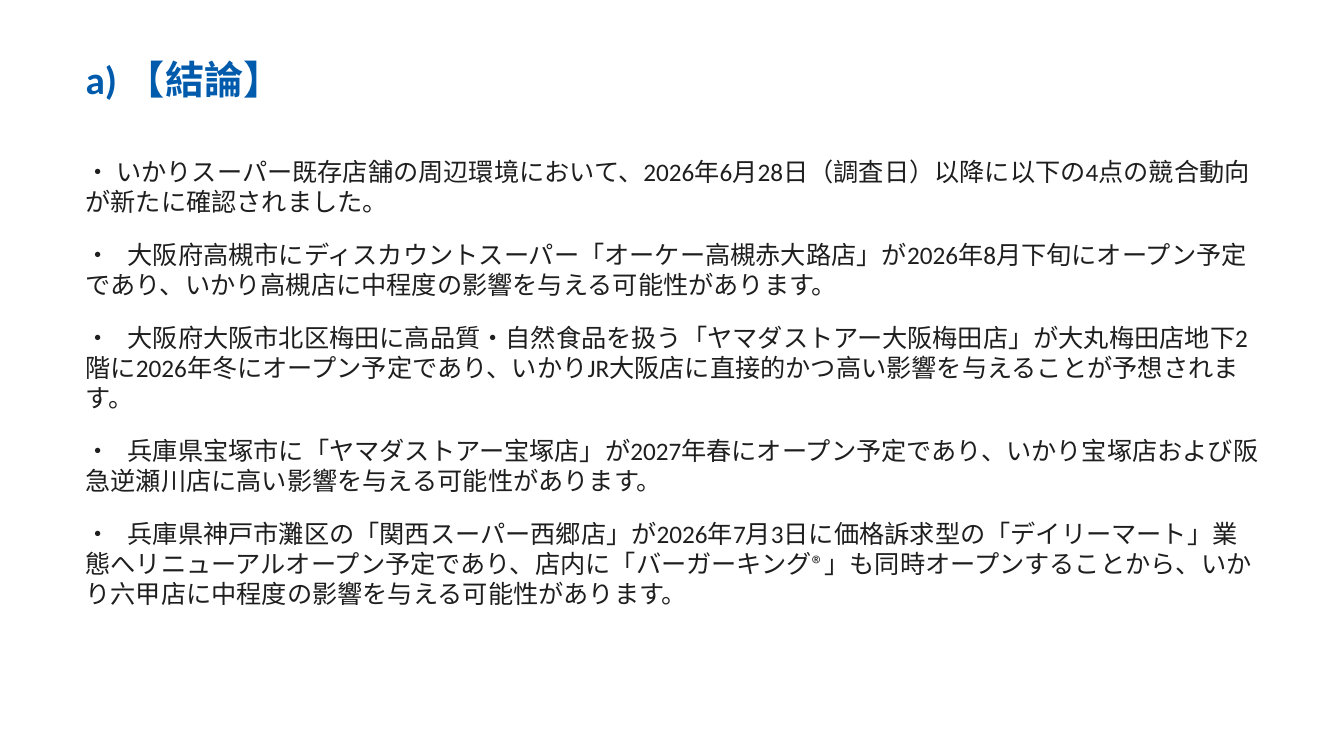
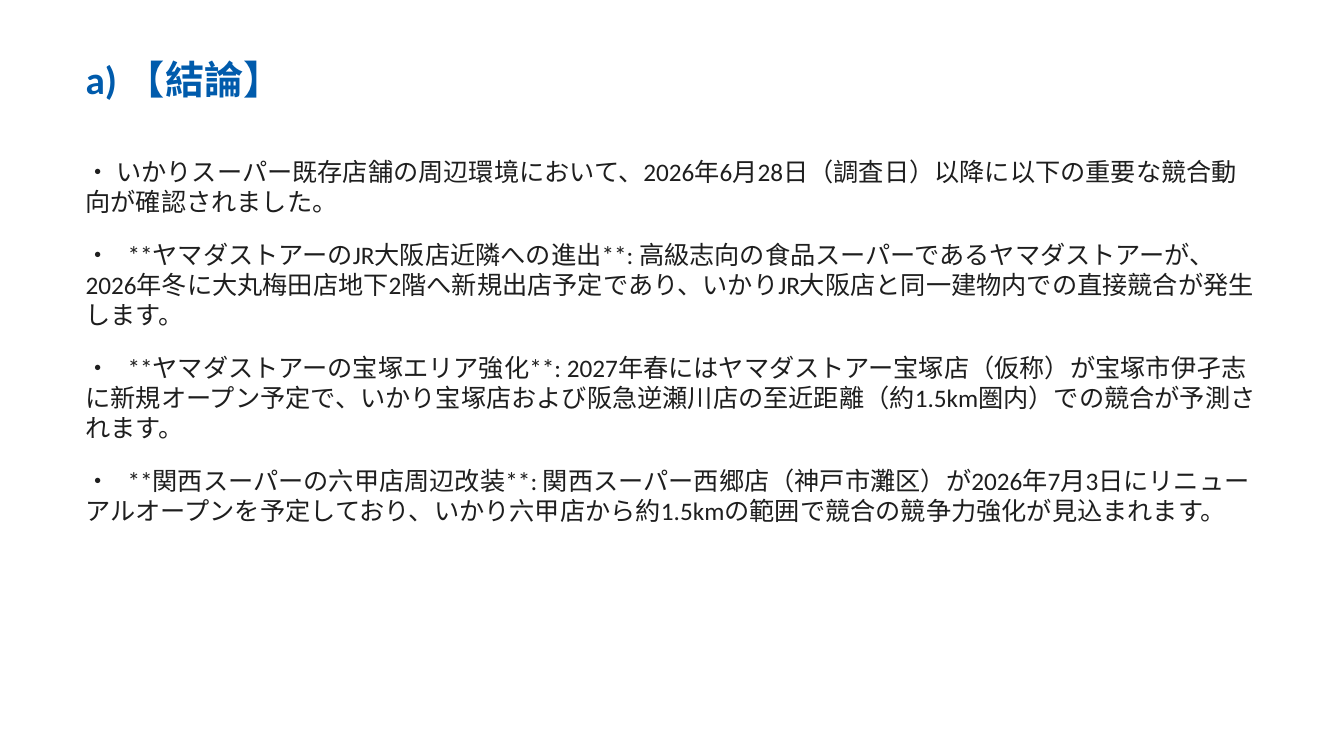
Before and after one commit to yutatbgt-bit/Competitive-research, a slide deck: slide 2 of report/2026_06_28_competitive_report_within_2km.pptx. Drawn at 1344x756 pixels with LibreOffice and Linux fonts; fonts in the diff are those of the drawing. Boxes give left, top, right and bottom in pixels: in the first picture for what was removed or moved away, otherwise in the second. Text is boxed around its words. In the diff, an @@ line names an element or a change of style, - is before the commit and + after.

```diff
--- a/report/2026_06_28_competitive_report_within_2km.pptx
+++ b/report/2026_06_28_competitive_report_within_2km.pptx
@@ text at box(86, 159, 1256, 522): text changed @@
-・ いかりスーパー既存店舗の周辺環境において、2026年6月28日（調査日）以降に以下の4点の競合動向が新たに確認されました。
-・ 大阪府高槻市にディスカウントスーパー「オーケー高槻赤大路店」が2026年8月下旬にオープン予定であり、いかり高槻店に中程度の影響を与える可能性があります。
-・ 大阪府大阪市北区梅田に高品質・自然食品を扱う「ヤマダストアー大阪梅田店」が大丸梅田店地下2階に2026年冬にオープン予定であり、いかりJR大阪店に直接的かつ高い影響を与えることが予想されます。
-・ 兵庫県宝塚市に「ヤマダストアー宝塚店」が2027年春にオープン予定であり、いかり宝塚店および阪急逆瀬川店に高い影響を与える可能性があります。
-・ 兵庫県神戸市灘区の「関西スーパー西郷店」が2026年7月3日に価格訴求型の「デイリーマート」業態へリニューアルオープン予定であり、店内に「バーガーキング®」も同時オープンすることから、いかり六甲店に中程度の影響を与える可能性があります。
+・ いかりスーパー既存店舗の周辺環境において、2026年6月28日（調査日）以降に以下の重要な競合動向が確認されました。
+・ **ヤマダストアーのJR大阪店近隣への進出**: 高級志向の食品スーパーであるヤマダストアーが、2026年冬に大丸梅田店地下2階へ新規出店予定であり、いかりJR大阪店と同一建物内での直接競合が発生します。
+・ **ヤマダストアーの宝塚エリア強化**: 2027年春にはヤマダストアー宝塚店（仮称）が宝塚市伊孑志に新規オープン予定で、いかり宝塚店および阪急逆瀬川店の至近距離（約1.5km圏内）での競合が予測されます。
+・ **関西スーパーの六甲店周辺改装**: 関西スーパー西郷店（神戸市灘区）が2026年7月3日にリニューアルオープンを予定しており、いかり六甲店から約1.5kmの範囲で競合の競争力強化が見込まれます。
```
Also in this commit, not shown: 4 other slides changed, 7 other files.
